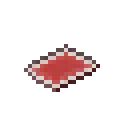
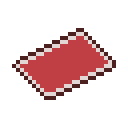
Layered file, before and after one edit (128 x 128). Changes by layer:
added group "old" with 2 layers above "unoCard" over [24, 32, 116, 100]
hid "Layer 15", moved it into group "old", painted on it over [24, 44, 116, 100]
added layer "playingCard" above "playingCardDeck" over [12, 28, 116, 100]
